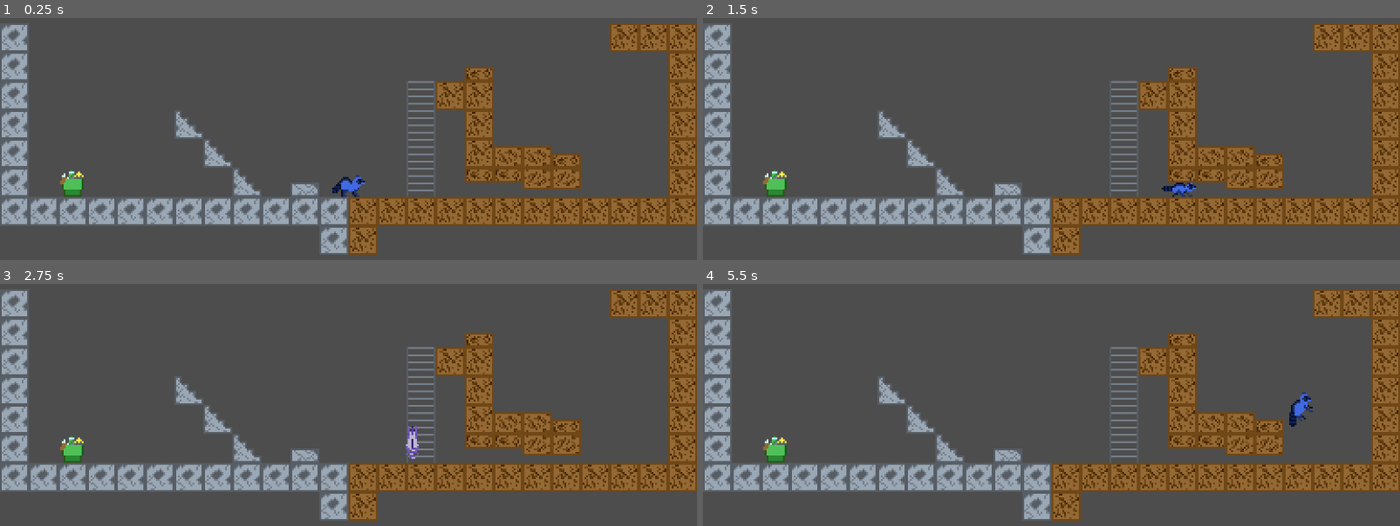
Above: before the commit, frames 1-4 (two rows, left to right).
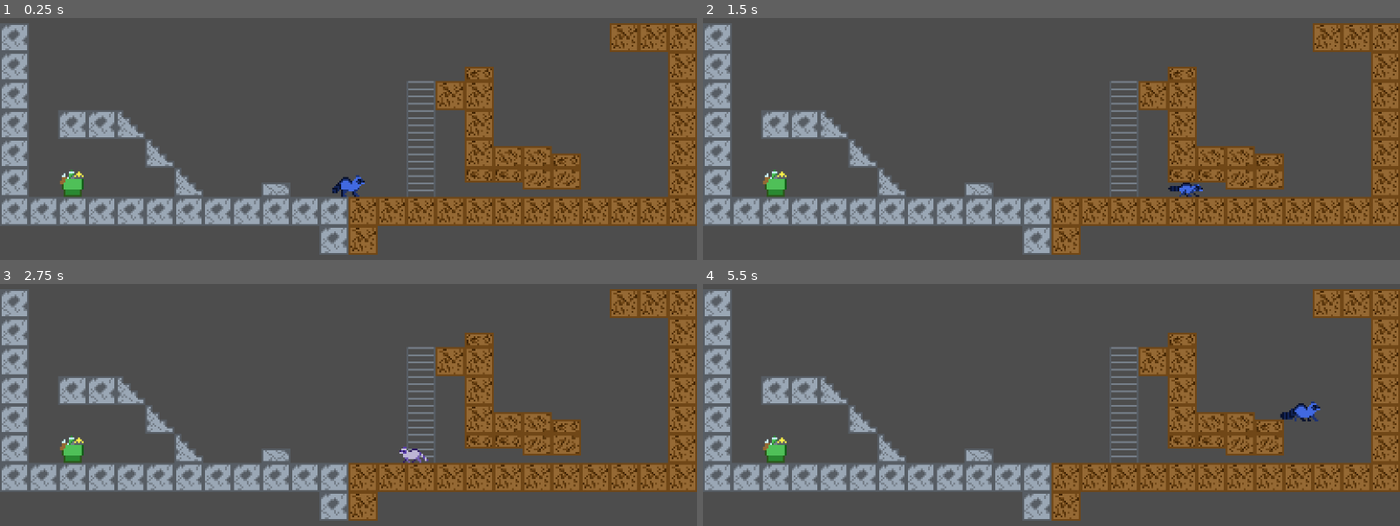
Above: after the commit, the same moments.

Repository: ConchTyrant/Ringtail_Rascals
Game: Godot game, scene res://Scenes/game.tscn
The game is run twice, just before and just after one commit, with the same random seed, the same clock (stepped at 60 frames per second) and the same inputs.
Inputs:
- Up to frame 1 (0.25 s): no input
- Up to frame 2 (1.5 s): tap Enter at 0.5 s; hold W (REACH) 0.53-1.28 s; hold D (RIGHT) from 0.53 s (still down); tap Space (JUMP) at 0.77 s; tap W (REACH) at 1.35 s
- Up to frame 3 (2.75 s): tap Space (JUMP) at 1.52 s; release D (RIGHT) at 2.03 s; hold A (LEFT) from 2.03 s (still down); hold W (REACH) from 2.03 s (still down); tap Q (SWAP) at 2.1 s
- Up to frame 4 (5.5 s): release A (LEFT) at 2.78 s; release W (REACH) at 2.78 s; hold D (RIGHT) 2.78-4.28 s; tap W (REACH) at 2.85, 4.55 s; tap Space (JUMP) at 3.02, 3.77, 4.52 s; hold W (REACH) 3.53-4.28 s; hold A (LEFT) 4.28-5.03 s; tap Q (SWAP) at 4.35 s; hold D (RIGHT) from 5.03 s (still down); hold W (REACH) from 5.03 s (still down)

The runs differ from the first frame. In frame 1, 2.3% of the frame differs, in the area x 8-46%, y 38-74%; in frame 2, 2.5%; in frame 3, 2.6%; in frame 4, 2.7%, in the area x 8-89%, y 38-74%.

Commit message:
Starting reach and climb redesign

Diff:
--- a/Scenes/game.tscn
+++ b/Scenes/game.tscn
@@ -50,7 +50,7 @@
 zoom = Vector2(3, 3)
 
 [node name="Midground" type="TileMapLayer" parent="." unique_id=489694545]
-tile_map_data = PackedByteArray("AAD9/wAAAAAAAAIAAAD+/wAAAAA …(832 unchanged characters)… AAAAAAAAEAPv/AAABAAAAAAADAPz/AAAAAAAAAAD8////AAAFAAIAABD7//7/AAAFAAIAABD6//3/AAAFAAIAABD+////AAABAAIAAAA=")
+tile_map_data = PackedByteArray("AAD9/wAAAAAAAAIAAAD+/wAAAAA …(832 unchanged characters)… AAAAAAAAEAPv/AAABAAAAAAADAPz/AAAAAAAAAAD9////AAABAAIAAAD6////AAAFAAIAABD5//7/AAAFAAIAABD4//3/AAAFAAIAABD3//3/AAAAAAIAAAD2//3/AAAAAAIAAAA=")
 tile_set = SubResource("TileSet_wrm1d")
 
 [node name="Player Body" parent="." unique_id=727997143 instance=ExtResource("2_qxrlw")]
--- a/Scripts/Player Scripts/player_body.gd
+++ b/Scripts/Player Scripts/player_body.gd
@@ -240,45 +240,11 @@
 
 func reach():
 
-	# If able to reach
-	if crawling:
-		can_reach = false
-	else:
-		can_reach = true
-
-
-	# REACH
-	## Enable reach
+	can_reach = true
+
 	if Input.is_action_pressed("REACH") and can_reach:
-		reaching = true
-	## Disable reach
-	else:
-		reaching = false
-
-
-	# REACH
-	if reaching:
-		animation_player.play("reach")
-
-
-	# If able to climb
-	if reaching:
-		can_climb = true
-
-
-	if climb_check.has_overlapping_bodies() and can_climb:
-		# Enables player's collision to interact with climbing tiles
-
-
-		#
-		if Input.is_action_pressed("REACH"):
-			velocity.y = -50
-		# Play climb animation if moving up or down
-		if velocity.y:
-			animation_player.play("climb")
-	else:
 		pass
-
+		# layer change for player (walk on stairs)
 
 
 
